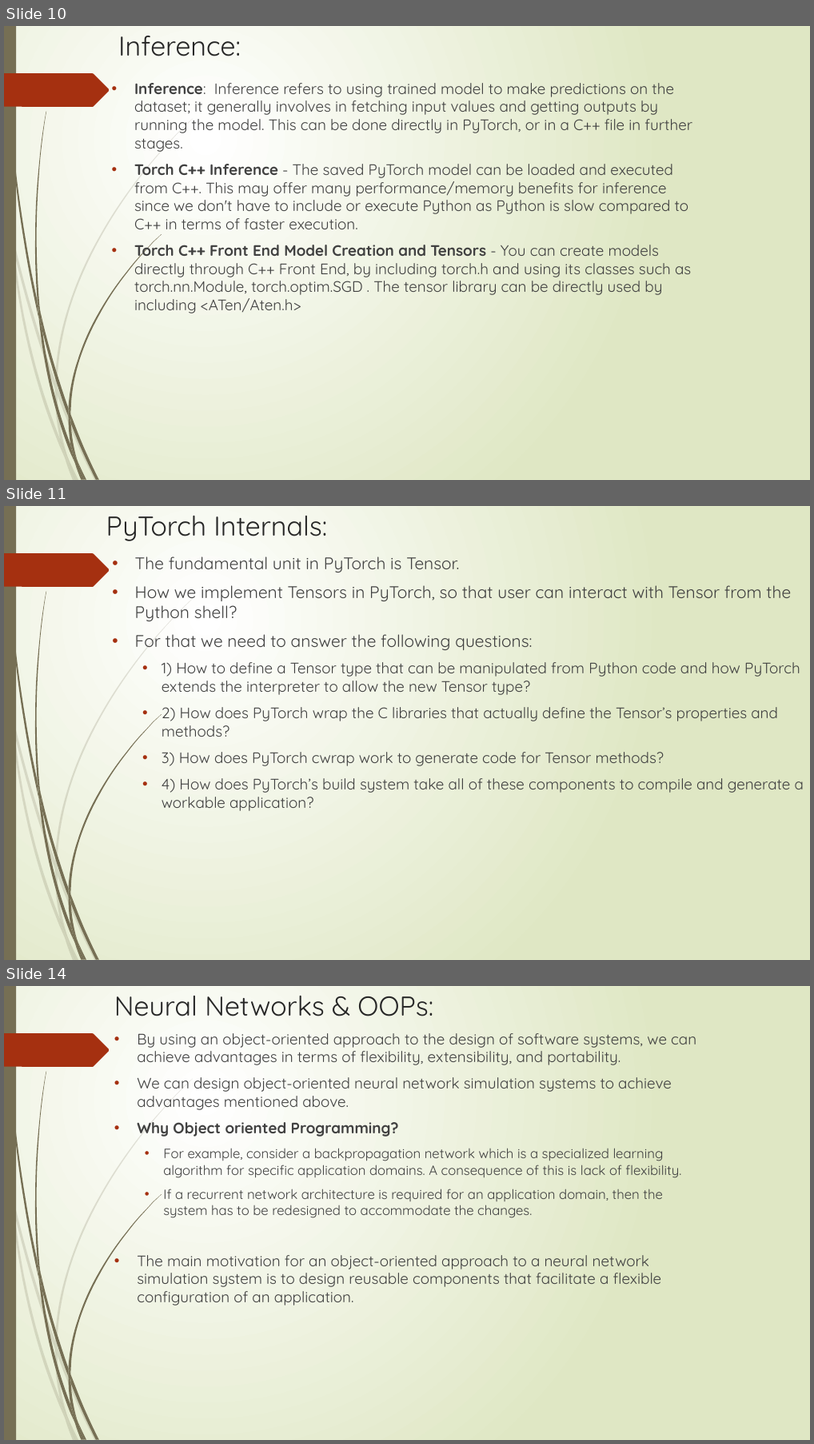
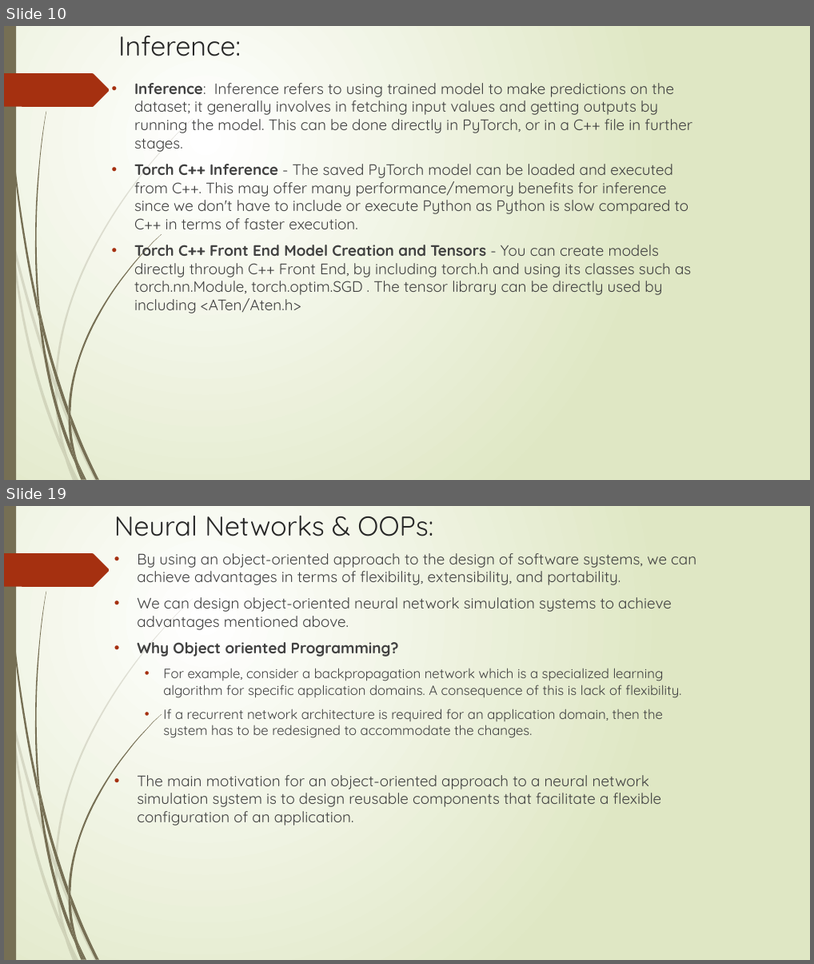
Before and after one commit to DivJAth/OOADPytorch, a slide deck: Grad_Presentation.pptx. Shown one above the other, each under a label of ours: slides 10, 11 and 14 before the commit, slides 10 and 19 after it; the slides between them are not shown. The pictures are 814x1444 and 814x964 pixels, drawn with LibreOffice and Linux fonts; fonts in the diff are those of the drawing. Boxes give left, top, right and bottom in pixels: in the first picture for what was removed or moved away, otherwise in the second. Text is boxed around its words. In the diff, an @@ line names an element or a change of style, - is before the commit and + after.

```diff
--- a/Grad_Presentation.pptx
+++ b/Grad_Presentation.pptx
@@ slide 11 removed at (4,506,810,960), background gradient #FFFFFF to #DFE8C4; not listed: 24 template elements that a slide beside it also shows @@
@@ title removed at (106,516,327,541) @@
-PyTorch Internals:
@@ text removed at (135,556,804,811) @@
-• The fundamental unit in PyTorch is Tensor.
-• How we implement Tensors in PyTorch, so that user can interact with Tensor from the Python shell?
-• For that we need to answer the following questions:
-  • 1) How to define a Tensor type that can be manipulated from Python code and how PyTorch extends the interpreter to allow the new Tensor type?
-  • 2) How does PyTorch wrap the C libraries that actually define the Tensor’s properties and methods?
-  • 3) How does PyTorch cwrap work to generate code for Tensor methods?
-  • 4) How does PyTorch’s build system take all of these components to compile and generate a workable application?
@@ what was slide 14 is now slide 19 @@
```
Also in this commit, not shown: 2 slides changed, 9 slides added, 1 other slide removed, 1 other file.
